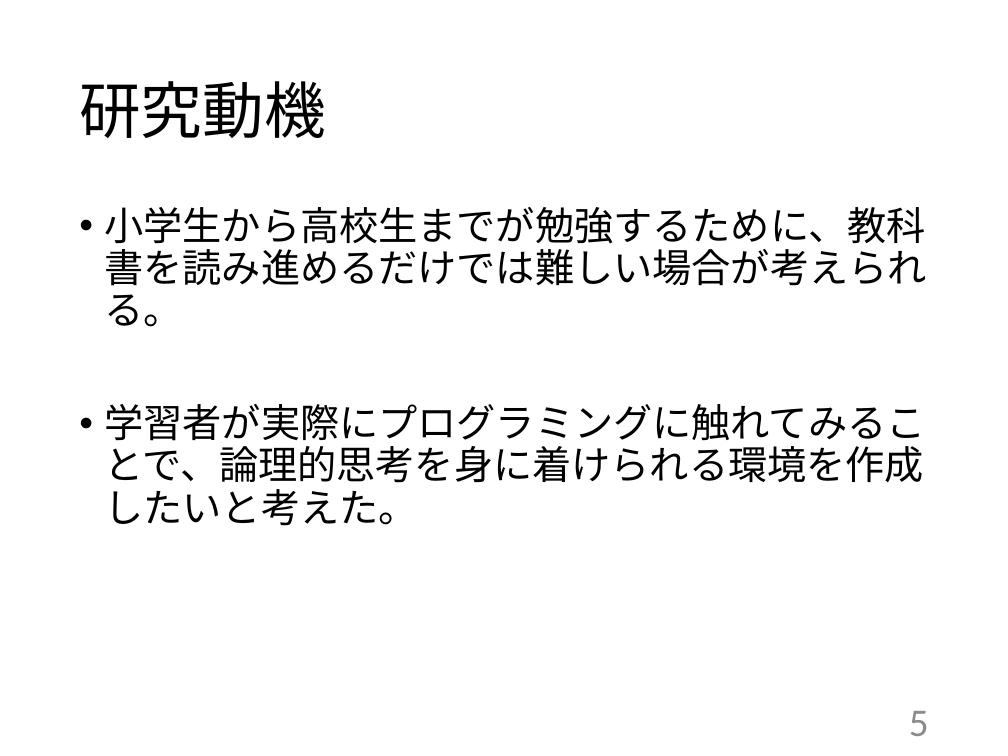
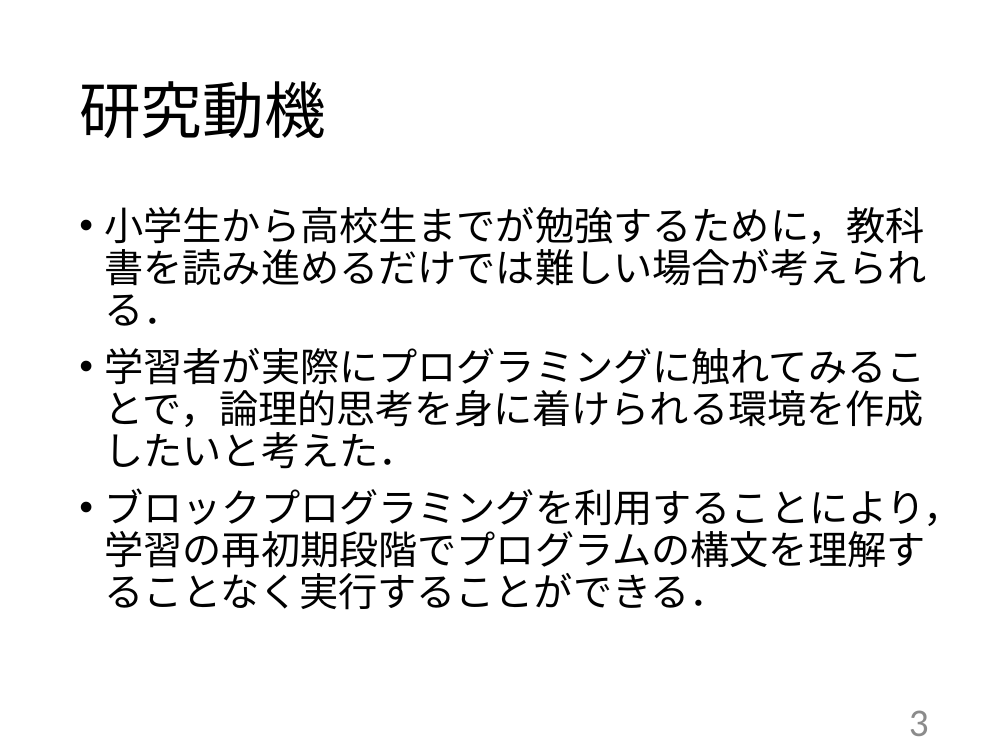
Before and after one commit to kait-takanolab/1821121-shimaoka-thesis, a slide deck: slide 3 of 1821121_shimaoka_tyuukan.pptx (slide 5 before the commit). Drawn at 1008x756 pixels with LibreOffice and Linux fonts; fonts in the diff are those of the drawing. Boxes give left, top, right and bottom in pixels: in the first picture for what was removed or moved away, otherwise in the second. Text is boxed around its words. In the diff, an @@ line names an element or a change of style, - is before the commit and + after.

```diff
--- a/1821121_shimaoka_tyuukan.pptx
+++ b/1821121_shimaoka_tyuukan.pptx
@@ text at <box>105,207,963,610</box>: text changed @@
-• 小学生から高校生までが勉強するために、教科書を読み進めるだけでは難しい場合が考えられる。
-• 学習者が実際にプログラミングに触れてみることで、論理的思考を身に着けられる環境を作成したいと考えた。
+• 小学生から高校生までが勉強するために，教科書を読み進めるだけでは難しい場合が考えられる．
+• 学習者が実際にプログラミングに触れてみることで，論理的思考を身に着けられる環境を作成したいと考えた．
+• ブロックプログラミングを利用することにより，学習の再初期段階でプログラムの構文を理解することなく実行することができる．
@@ page number at <box>909,710,929,736</box>: text changed @@
-5
+3
```
Also in this commit, not shown: 6 other slides changed, 2 slides added, 1 slide removed.
